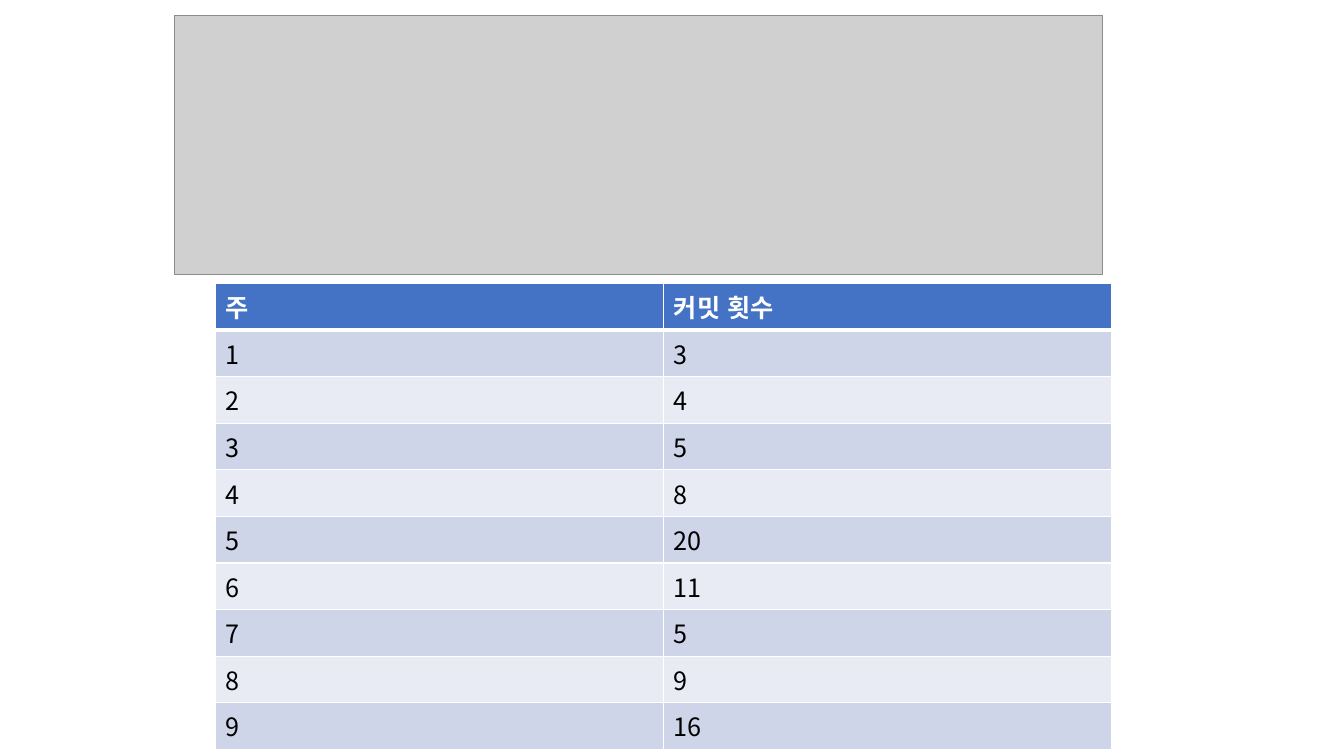
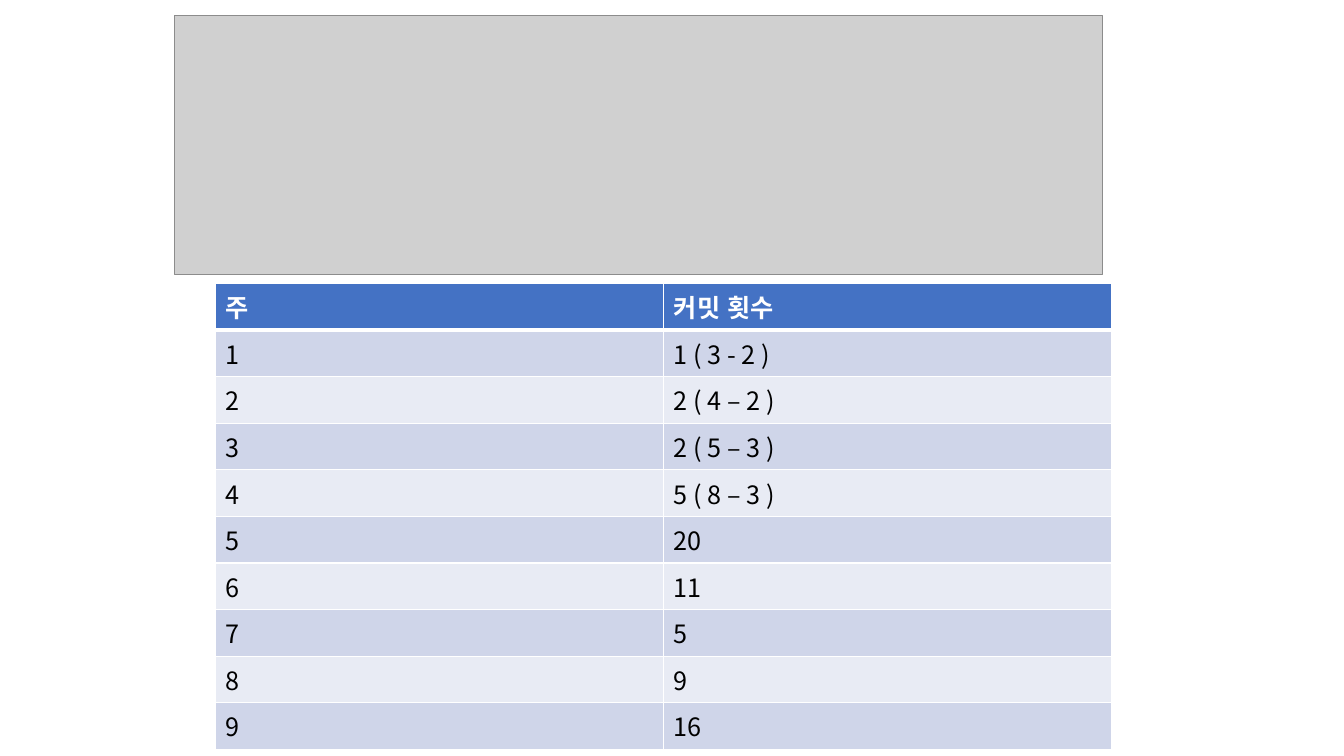
Before and after one commit to charg2/2dgp, a slide deck: slide 4 of ppt/3차.pptx (slide 5 before the commit). Drawn at 1344x756 pixels with LibreOffice and Linux fonts; fonts in the diff are those of the drawing; grey boxes stand for pictures. Boxes give left, top, right and bottom in pixels: in the first picture for what was removed or moved away, otherwise in the second. Text is boxed around its words. In the diff, an @@ line names an element or a change of style, - is before the commit and + after.

```diff
--- a/ppt/3차.pptx
+++ b/ppt/3차.pptx
@@ table at box(216, 283, 1111, 741) @@
-row 2, column 2: 3
+row 2, column 2: 1 ( 3 - 2 )
-row 3, column 2: 4
+row 3, column 2: 2 ( 4 – 2 )
-row 4, column 2: 5
+row 4, column 2: 2 ( 5 – 3 )
-row 5, column 2: 8
+row 5, column 2: 5 ( 8 – 3 )
```
Also in this commit, not shown: 2 other slides changed, 1 slide removed, 7 other files.
